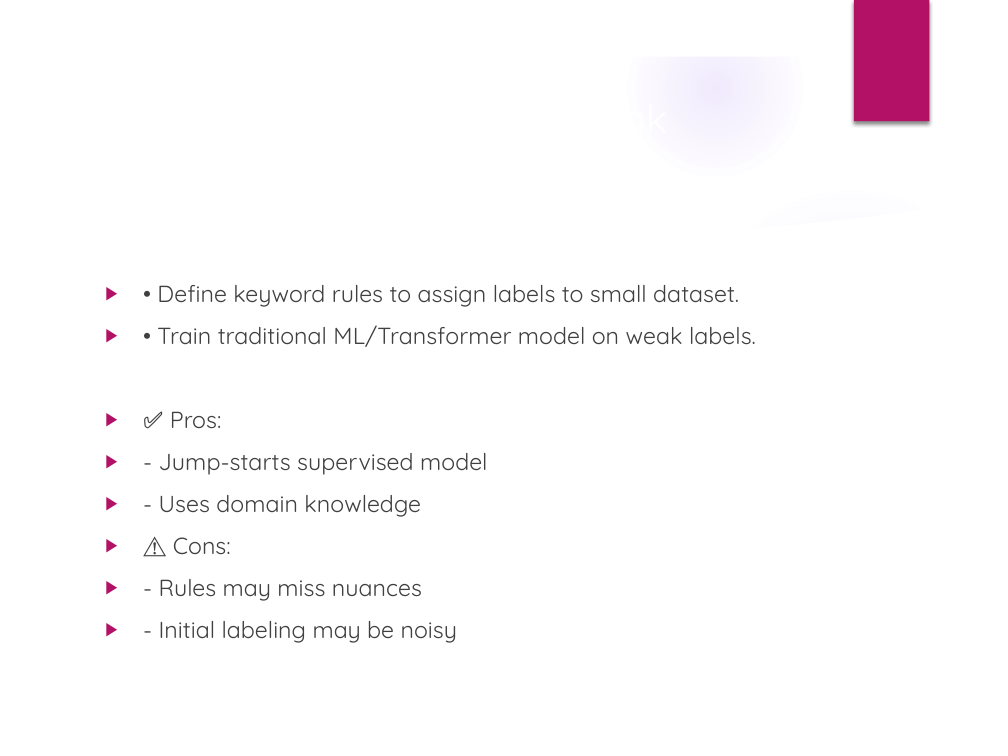
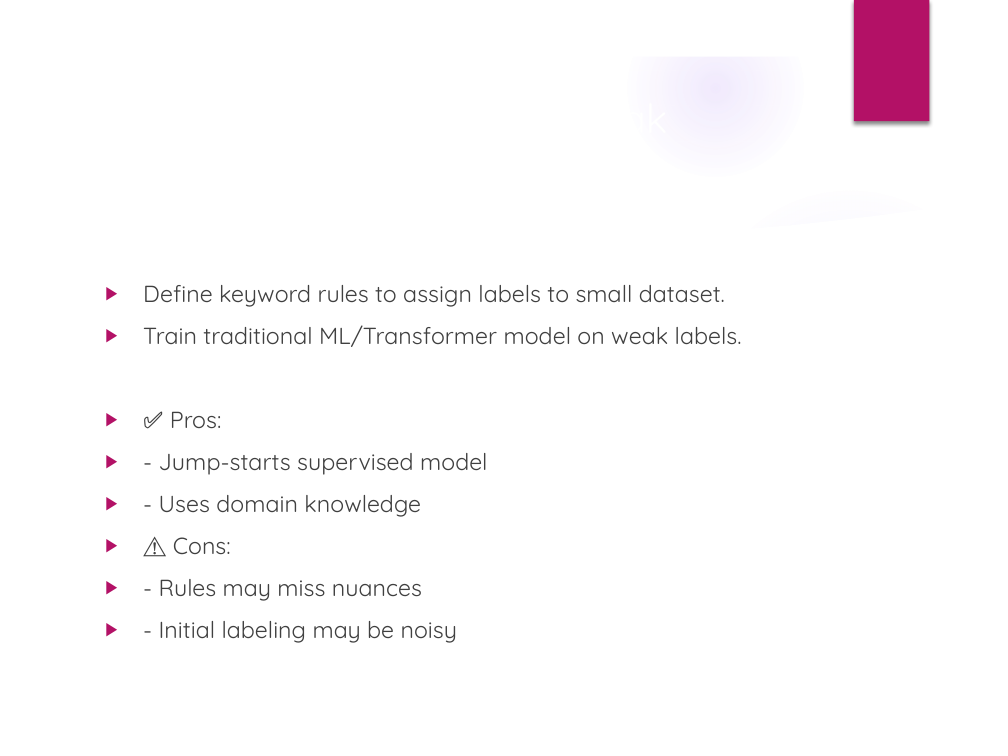
Before and after one commit to ChooseAddress2024/DBS, a slide deck: slide 9 of DBS_Assessment_Final.pptx. Drawn at 1008x756 pixels with LibreOffice and Linux fonts; fonts in the diff are those of the drawing; background and template pictures are left out. Boxes give left, top, right and bottom in pixels: in the first picture for what was removed or moved away, otherwise in the second. Text is boxed around its words. In the diff, an @@ line names an element or a change of style, - is before the commit and + after.

```diff
--- a/DBS_Assessment_Final.pptx
+++ b/DBS_Assessment_Final.pptx
@@ text at (x1=143, y1=285, x2=742, y2=347): text changed @@
-▶ • Define keyword rules to assign labels to small dataset.
-▶ • Train traditional ML/Transformer model on weak labels.
+▶ Define keyword rules to assign labels to small dataset.
+▶ Train traditional ML/Transformer model on weak labels.
```
Also in this commit, not shown: 6 other slides changed, 6 other files.
